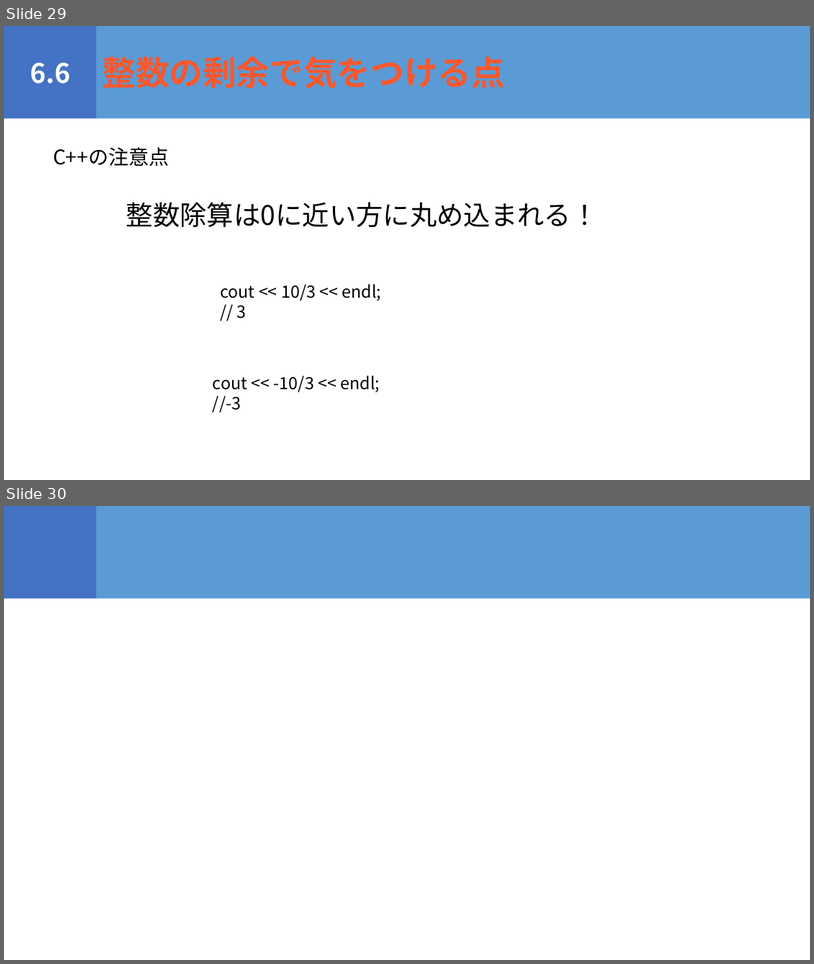
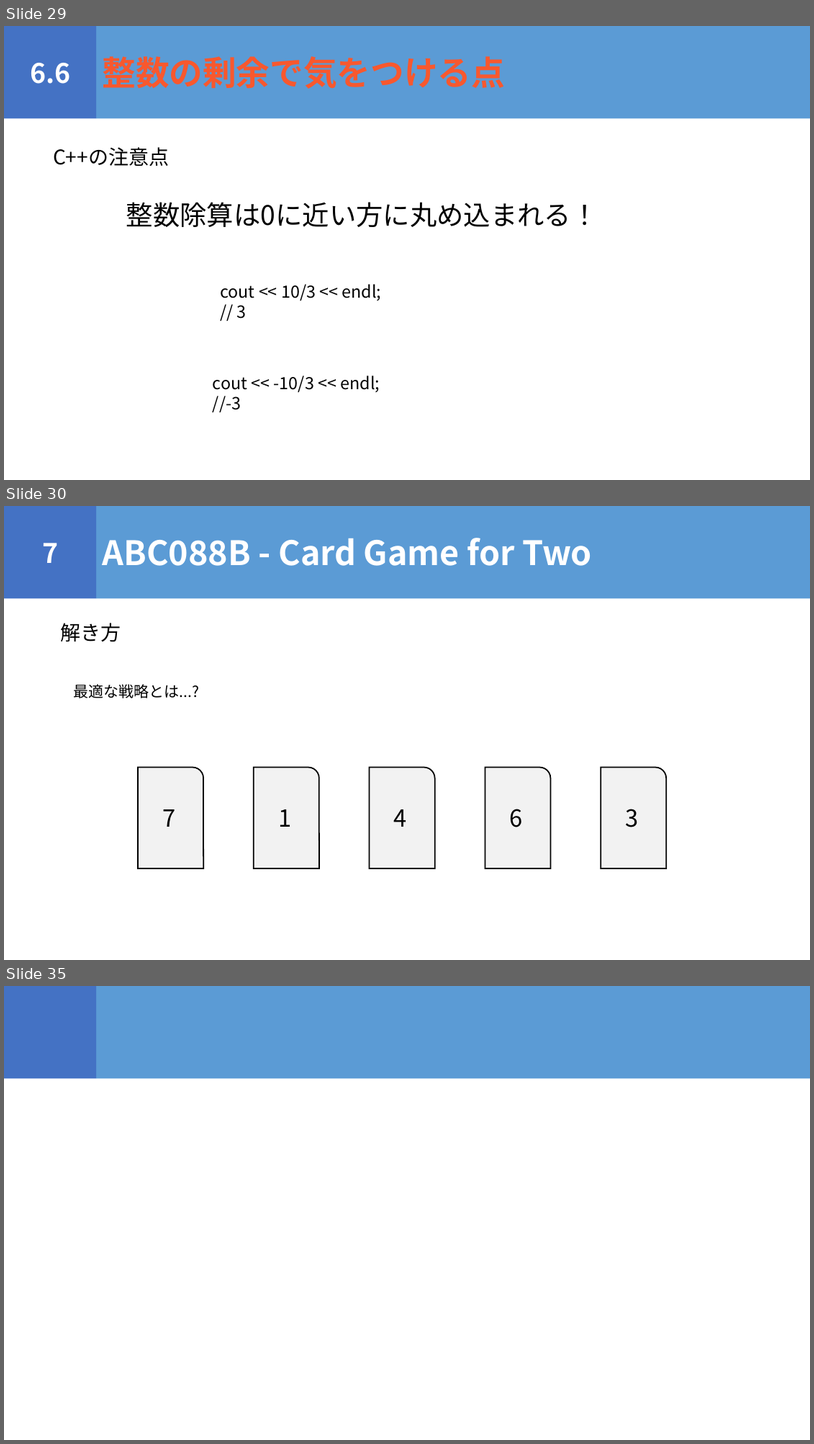
Before and after one commit to igeeeeee/triC_AtCoder_Beginners_Selection, a slide deck: ABS_勉強会.pptx. Shown one above the other, each under a label of ours: slides 29 and 30 before the commit, slides 29, 30 and 35 after it; the slides between them are not shown. The pictures are 814x964 and 814x1444 pixels, drawn with LibreOffice and Linux fonts; fonts in the diff are those of the drawing. Boxes give left, top, right and bottom in pixels: in the first picture for what was removed or moved away, otherwise in the second. Text is boxed around its words. In the diff, an @@ line names an element or a change of style, - is before the commit and + after.

```diff
--- a/ABS_勉強会.pptx
+++ b/ABS_勉強会.pptx
@@ slide 30 added at bbox=[4, 506, 810, 960], background #FFFFFF @@
@@ rectangle added at bbox=[4, 506, 97, 599], fill #4472C4, 32 pt, text #FFFFFF, bold @@
+7
@@ rectangle added at bbox=[97, 506, 810, 599], fill #5B9BD5, 40 pt, text #FFFFFF, bold @@
+ABC088B - Card Game for Two
@@ text added at bbox=[60, 623, 121, 642], 24 pt, text #000000 @@
+解き方
@@ text added at bbox=[74, 684, 199, 698], 18 pt, text #000000 @@
+最適な戦略とは...?
@@ round rect added at bbox=[139, 767, 203, 868], fill #F2F2F2, outline #000000 1.5 pt, 28 pt, text #000000 @@
+7
@@ round rect added at bbox=[254, 767, 319, 868], fill #F2F2F2, outline #000000 1.5 pt, 28 pt, text #000000 @@
+1
@@ round rect added at bbox=[369, 767, 435, 868], fill #F2F2F2, outline #000000 1.5 pt, 28 pt, text #000000 @@
+4
@@ round rect added at bbox=[486, 767, 551, 868], fill #F2F2F2, outline #000000 1.5 pt, 28 pt, text #000000 @@
+6
@@ round rect added at bbox=[601, 767, 666, 868], fill #F2F2F2, outline #000000 1.5 pt, 28 pt, text #000000 @@
+3
@@ what was slide 30 is now slide 35 @@
```
Also in this commit, not shown: 5 other slides added, 2 other files.
